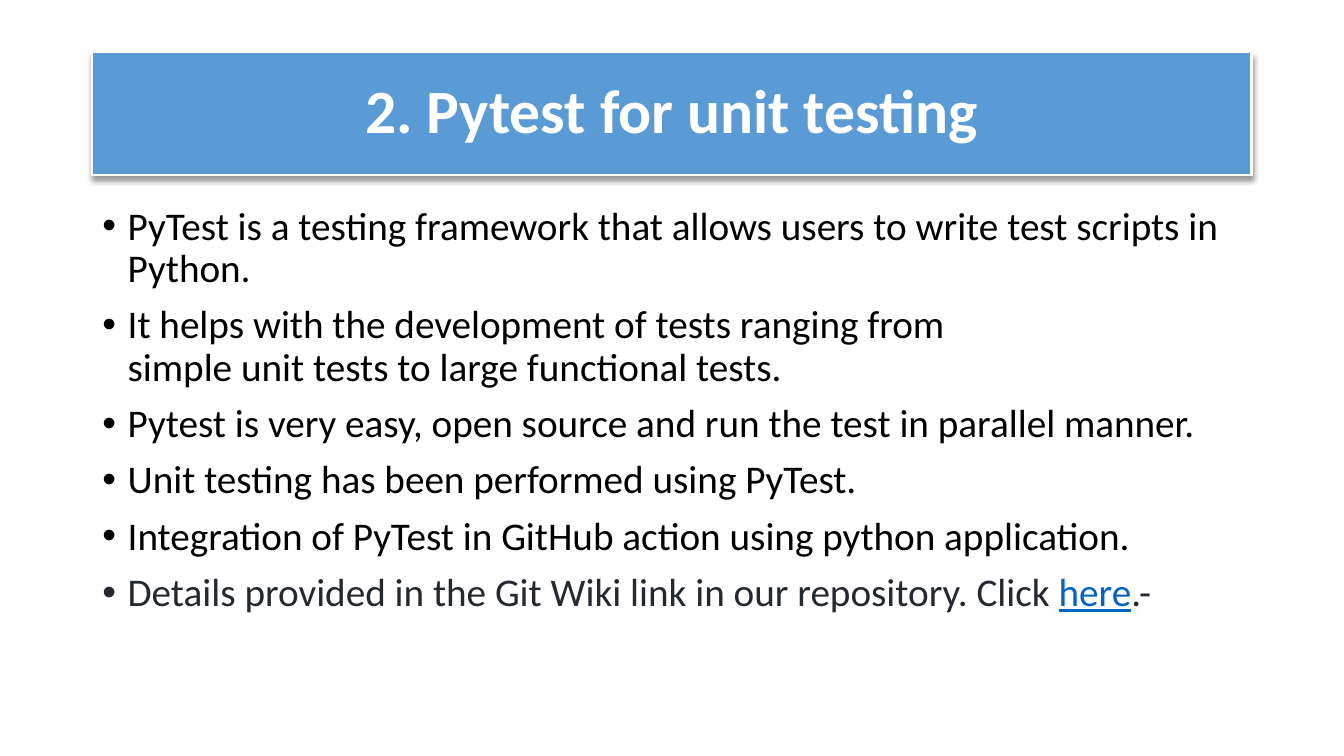
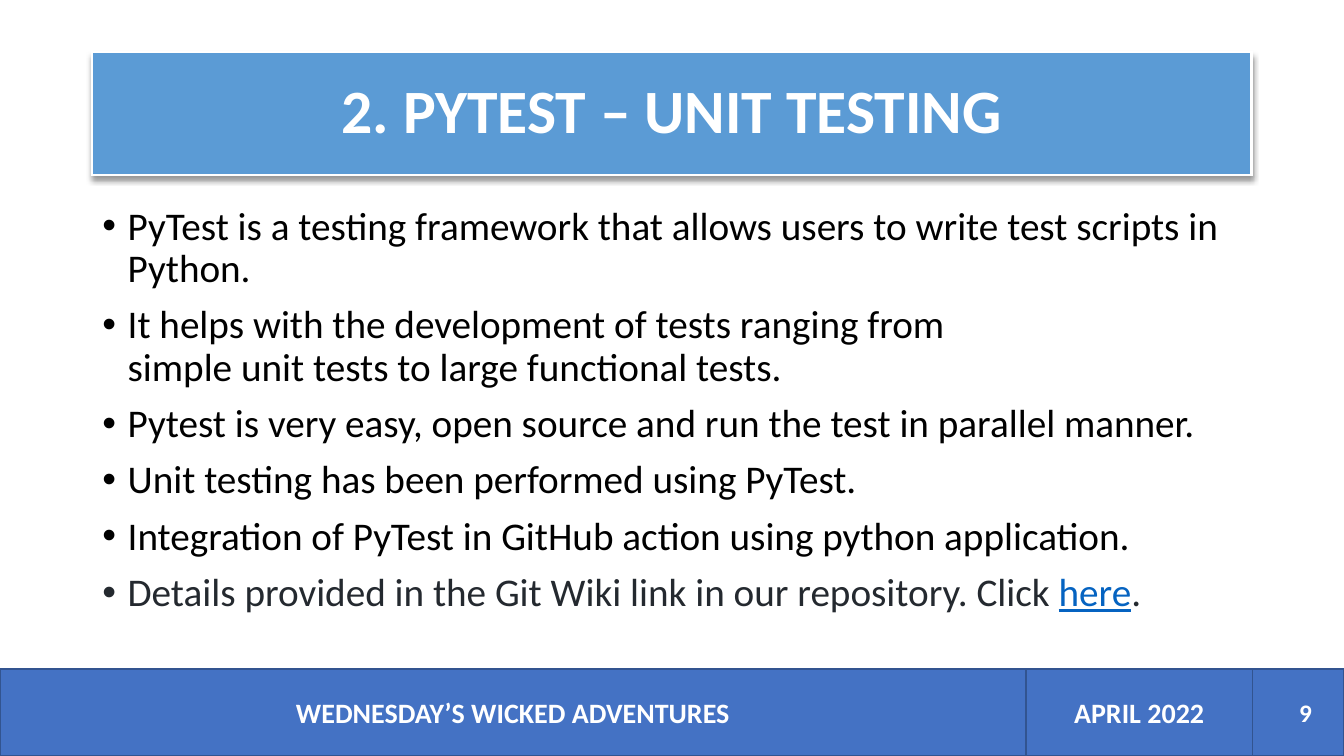
Before and after one commit to devopslecturer/awmsc2022, a slide deck: slide 9 of Wicked Adventures.pptx. Drawn at 1344x756 pixels with LibreOffice and Linux fonts; fonts in the diff are those of the drawing. Boxes give left, top, right and bottom in pixels: in the first picture for what was removed or moved away, otherwise in the second. Text is boxed around its words. In the diff, an @@ line names an element or a change of style, - is before the commit and + after.

Commit message:
Presentation file heading format change

```diff
--- a/Wicked Adventures.pptx
+++ b/Wicked Adventures.pptx
@@ text in rectangle at bbox=[341, 92, 1001, 134]: text changed @@
-2. Pytest for unit testing
+2. PYTEST – UNIT TESTING
@@ text at bbox=[128, 578, 1142, 613]: text changed @@
-• Details provided in the Git Wiki link in our repository. Click here.-
+• Details provided in the Git Wiki link in our repository. Click here.
@@ rectangle added at bbox=[0, 669, 1026, 756], fill #4472C4, outline #325491 1 pt, 20 pt, text #FFFFFF, bold @@
+WEDNESDAY’S WICKED ADVENTURES
@@ rectangle added at bbox=[1026, 669, 1253, 756], fill #4472C4, outline #325491 1 pt, 20 pt, text #FFFFFF, bold @@
+APRIL 2022
@@ rectangle added at bbox=[1253, 669, 1344, 756], fill #4472C4, outline #325491 1 pt @@
@@ page number added at bbox=[1299, 705, 1312, 722], 18 pt, text #FFFFFF, bold @@
+9
```
